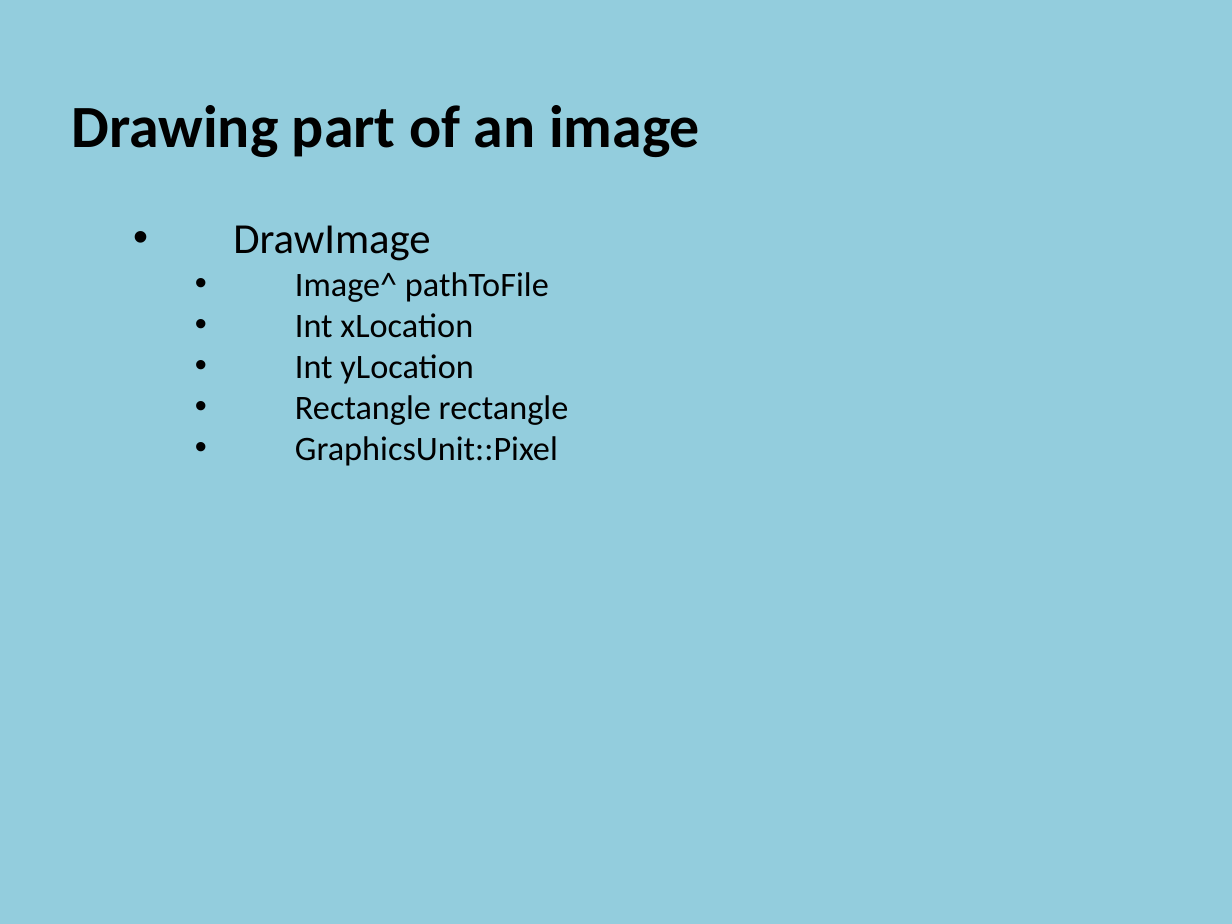
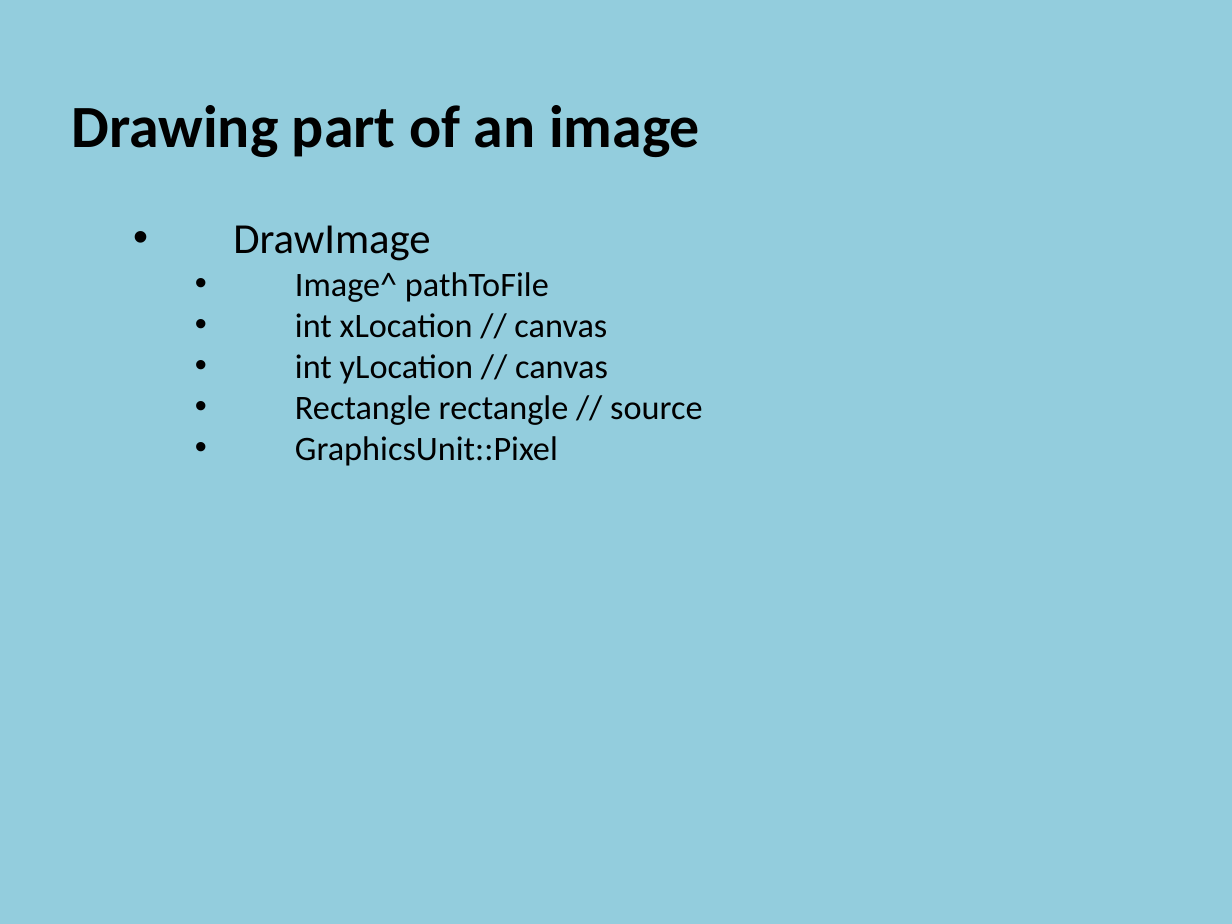
Before and after one commit to szetko/course-materials, a slide deck: slide 15 of Programming 4/04.1 2D Animation Algorithms/04.1 2D Animation Algorithms.pptx. Drawn at 1232x924 pixels with LibreOffice and Linux fonts; fonts in the diff are those of the drawing. Boxes give left, top, right and bottom in pixels: in the first picture for what was removed or moved away, otherwise in the second. Text is boxed around its words. In the diff, an @@ line names an element or a change of style, - is before the commit and + after.

Commit message:
Update 4.1 PP

```diff
--- a/Programming 4/04.1 2D Animation Algorithms/04.1 2D Animation Algorithms.pptx
+++ b/Programming 4/04.1 2D Animation Algorithms/04.1 2D Animation Algorithms.pptx
@@ text at (295, 313, 702, 425): text changed @@
-      • Int xLocation
-      • Int yLocation
-      • Rectangle rectangle
+      • int xLocation // canvas
+      • int yLocation // canvas
+      • Rectangle rectangle // source
```
